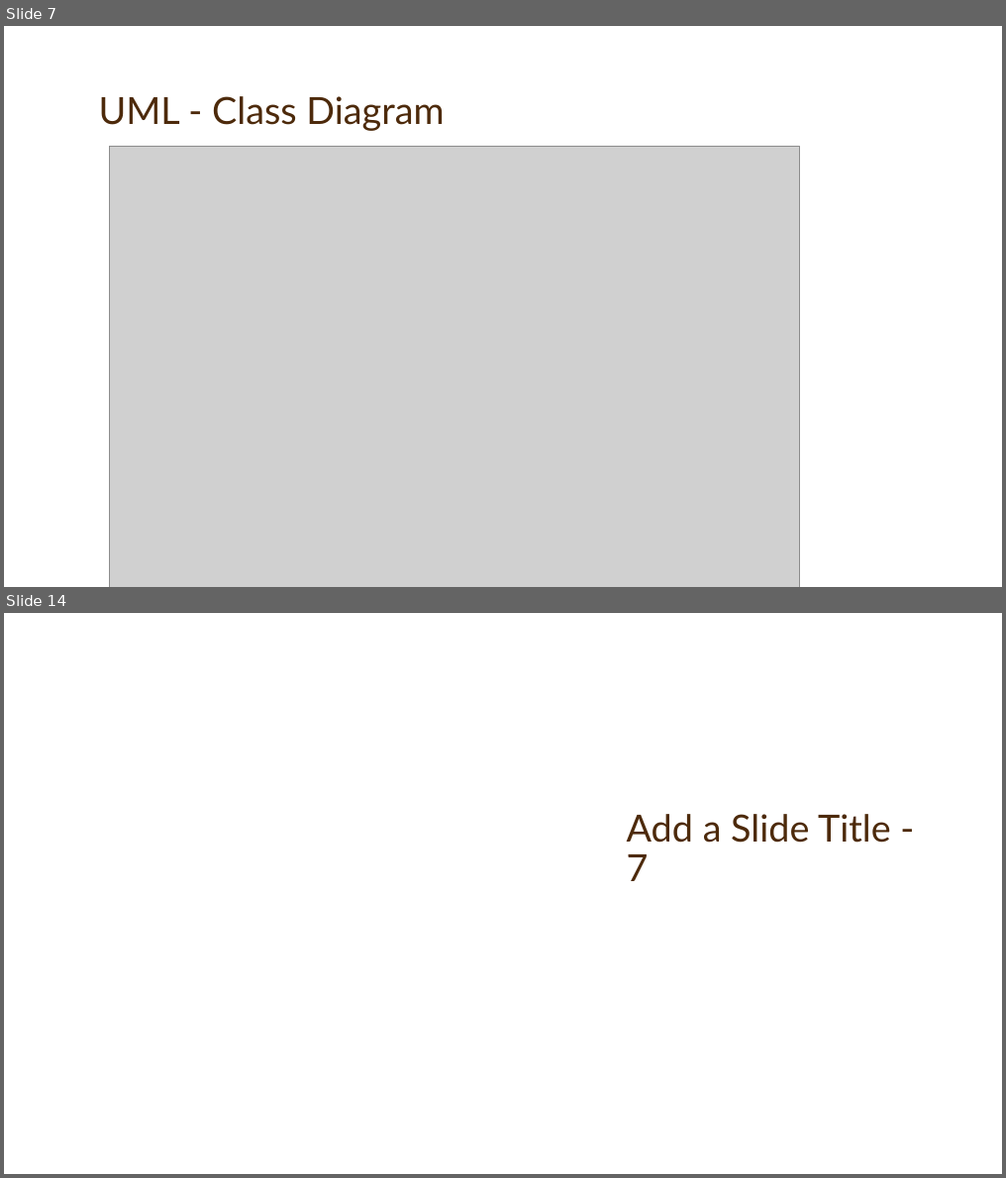
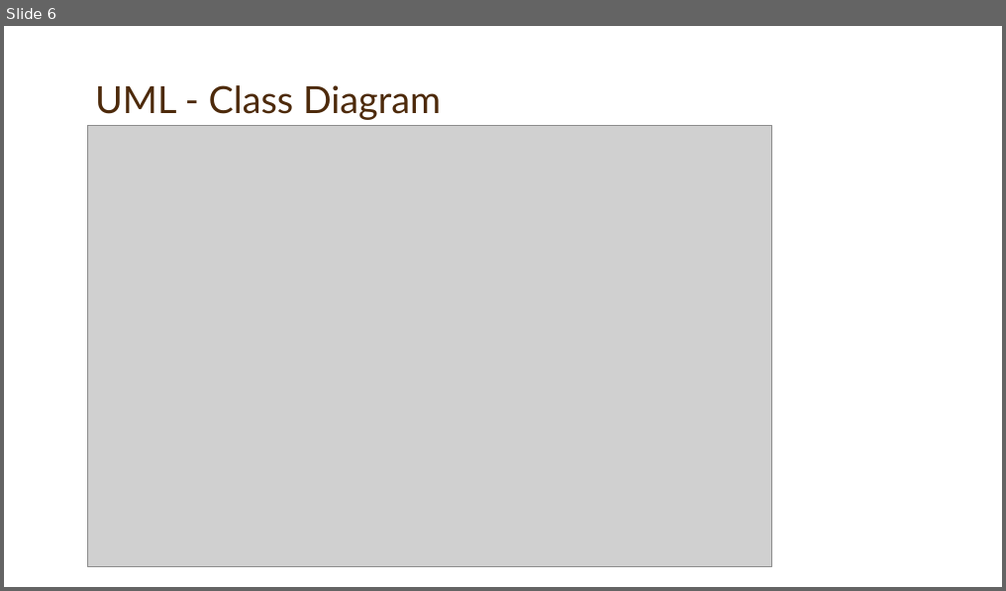
Before and after one commit to bdintu/Millionaire-Ladgabang, a slide deck: Doc/Presentation1.pptx. Shown one above the other, each under a label of ours: slides 7 and 14 before the commit, slide 6 after it; the slides between them are not shown. The pictures are 1006x1178 and 1006x591 pixels, drawn with LibreOffice and Linux fonts; fonts in the diff are those of the drawing; grey boxes stand for pictures; background and template pictures are left out. Boxes give left, top, right and bottom in pixels: in the first picture for what was removed or moved away, otherwise in the second. Text is boxed around its words. In the diff, an @@ line names an element or a change of style, - is before the commit and + after.

```diff
--- a/Doc/Presentation1.pptx
+++ b/Doc/Presentation1.pptx
@@ slide 14 removed at (4, 613, 1002, 1174), background picture (left out) @@
@@ title removed at (627, 814, 891, 881) @@
-Add a Slide Title - 7
@@ what was slide 7 is now slide 6 @@
@@ slide 6 changed as well @@
@@ title "UML - Class Diagram": place and size @@
-title "UML - Class Diagram" at (99, 96, 444, 131)
+title "UML - Class Diagram" at (95, 85, 441, 120)
@@ picture: place and size @@
-picture at (110, 146, 799, 587)
+picture at (88, 126, 772, 568)
```
Also in this commit, not shown: 2 other slides changed, 3 slides added, 9 other slides removed, 2 other files.
